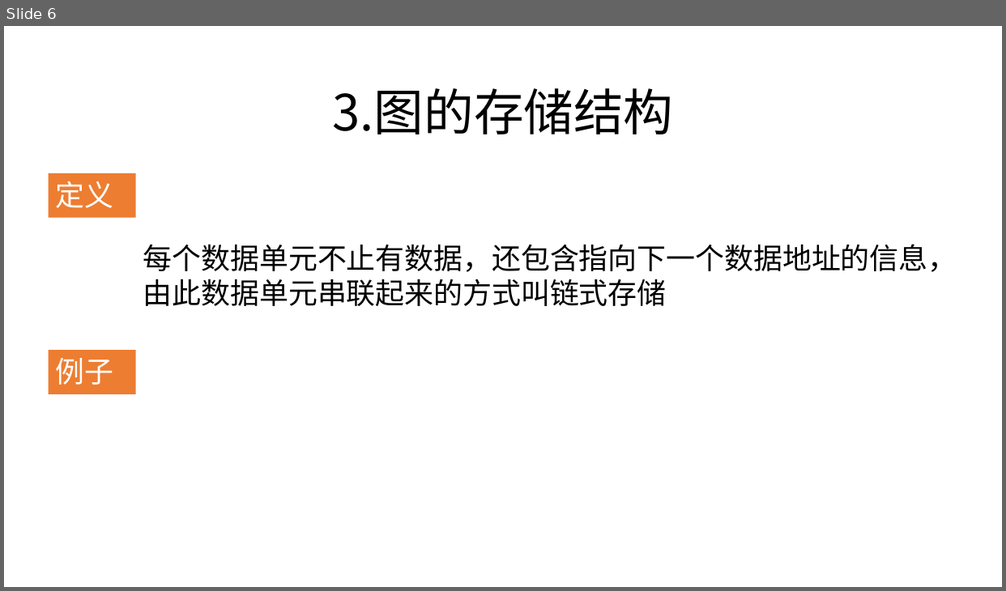
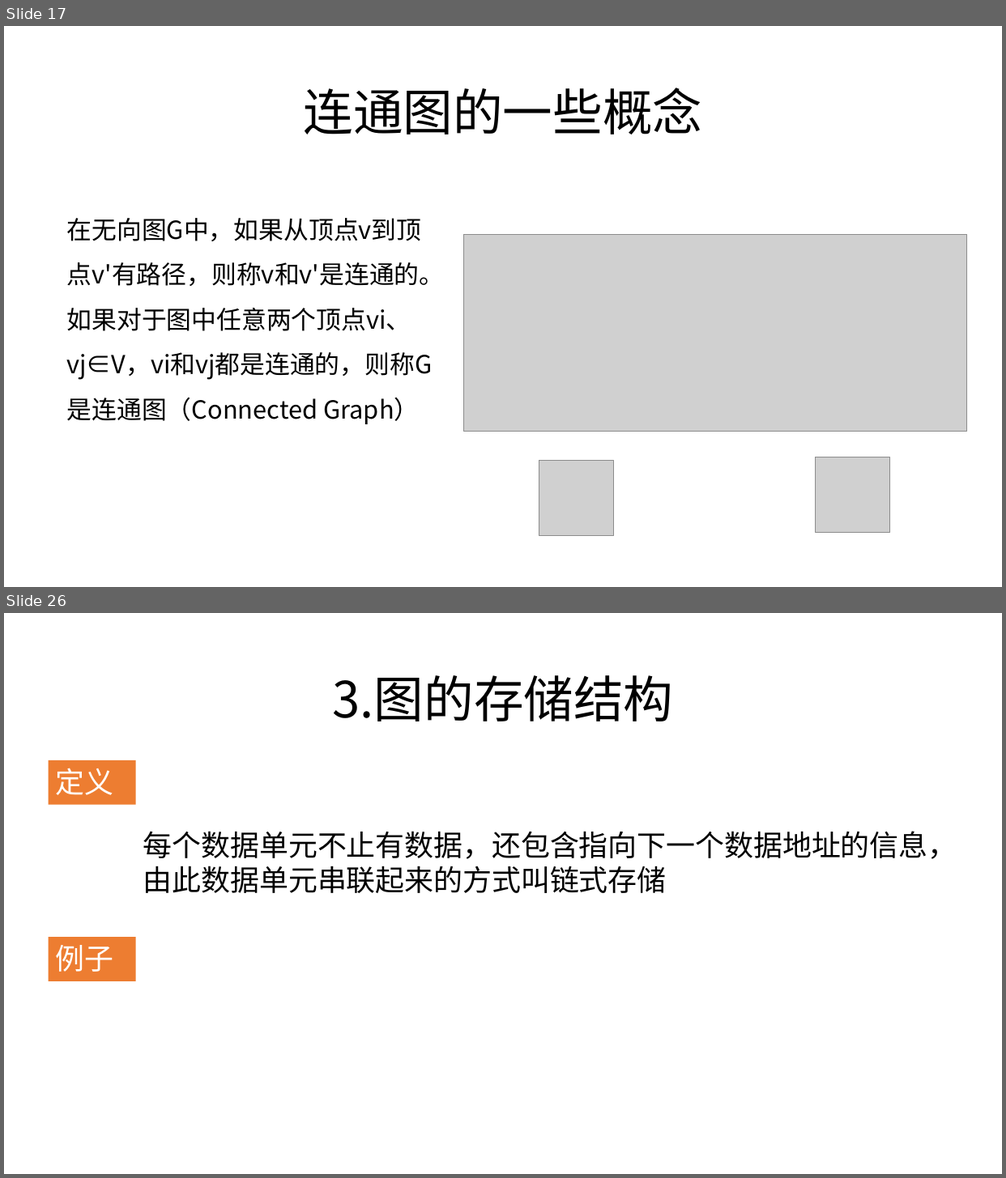
Before and after one commit to zjyesir/hmc_data_structure, a slide deck: ppt/7.图.pptx. Shown one above the other, each under a label of ours: slide 6 before the commit, slides 17 and 26 after it; the slides between them are not shown. The pictures are 1006x591 and 1006x1178 pixels, drawn with LibreOffice and Linux fonts; fonts in the diff are those of the drawing; grey boxes stand for pictures; background and template pictures are left out. Boxes give left, top, right and bottom in pixels: in the first picture for what was removed or moved away, otherwise in the second. Text is boxed around its words. In the diff, an @@ line names an element or a change of style, - is before the commit and + after.

Commit message:
图 把基本概念 写好了

```diff
--- a/ppt/7.图.pptx
+++ b/ppt/7.图.pptx
@@ slide 17 added at (x1=4, y1=26, x2=1002, y2=587), background picture (left out) @@
@@ text added at (x1=304, y1=88, x2=703, y2=135), 48 pt, text #000000 @@
+连通图的一些概念
@@ text added at (x1=67, y1=218, x2=445, y2=425), 24 pt, text #000000 @@
+在无向图G中，如果从顶点v到顶点v'有路径，则称v和v'是连通的。如果对于图中任意两个顶点vi、vj∈V，vi和vj都是连通的，则称G是连通图（Connected Graph）
@@ picture added at (x1=463, y1=235, x2=967, y2=432) @@
@@ picture added at (x1=539, y1=461, x2=613, y2=535) @@
@@ picture added at (x1=815, y1=458, x2=889, y2=533) @@
@@ what was slide 6 is now slide 26 @@
```
Also in this commit, not shown: 4 slides changed, 28 other slides added, 8 other files.
